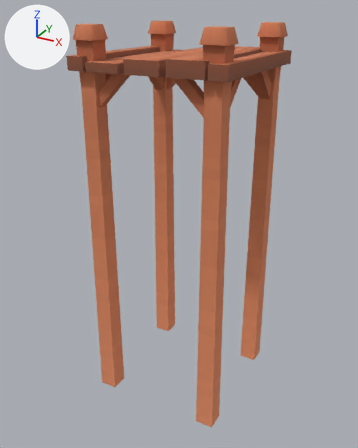
An edit to the Blender file stricture-plateform-dock-long.blend, drawn before and after from the same camera.
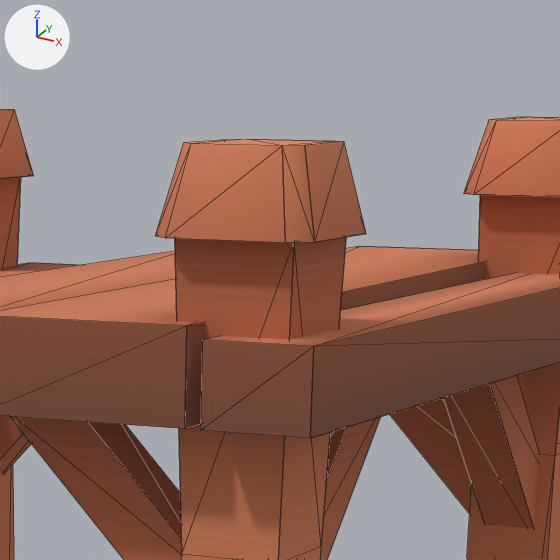
Each version is shown whole from a 50 mm camera at (3.72, -6.97, 1.54) aimed at (-0.08, -0.07, -1.91), then close up on the part from 48% to 77% of the width and 0% to 23% of the height. The axes (+X, +Y, +Z) are drawn at upper left. The lights are the same throughout. The close-ups show mesh edges as thin lines.

The older version as bpy lines, for what is in view:
```python
me_structure_platform_dock = bpy.data.meshes.new('structure-platform-dock')
me_structure_platform_dock.from_pydata(...)  # 616 vertices, 324 faces; spans x -1.25..1.25, y -1.26..1.26, z -5.0..1.31
me_structure_platform_dock.materials.append(mat_colormap)
# before: 476 (1.15, -0.89, 1.31) at pixel (344, 141), 477 (1.15, -1.11, 1.31) at pixel (304, 145), 478 (1.11, -0.85, 1.31) at pixel (335, 141), 479 (1.11, -1.15, 1.31) at pixel (282, 145), 480 (0.89, -0.85, 1.31) at pixel (247, 139)
# before: 481 (0.89, -1.15, 1.31) at pixel (191, 143), 484 (1.15, -0.8, 1.11), 485 (1.2, -0.85, 1.11) at pixel (366, 233), 486 (1.11, -0.85, 1.31) at pixel (335, 141), 487 (1.15, -0.89, 1.31) at pixel (344, 141)
# before: 497 (1.15, -0.8, 1.11), 498 (0.89, -0.85, 1.31) at pixel (247, 139), 499 (1.11, -0.85, 1.31) at pixel (335, 141)
ob_structure_platform_dock = bpy.data.objects.new('structure-platform-dock', me_structure_platform_dock)
ob_structure_platform_dock.location = (0.0, 0.0, 0.0)
```
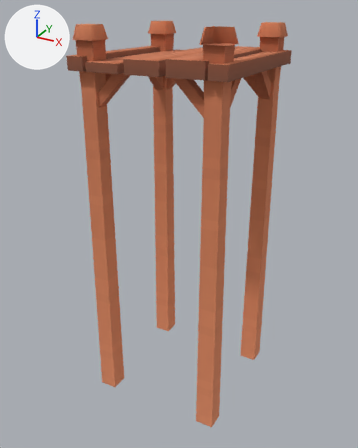
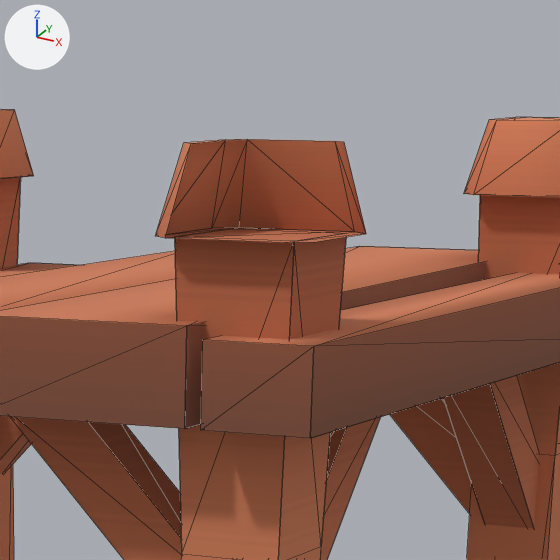
The change, as JSON lines over the scene's bpy script:
```json
{"block": "me_structure_platform_dock", "where": "# used by ob_structure_platform_dock; location = (0.0, 0.0, 0.0)"}
{"block": "me_structure_platform_dock", "where": "# verts and faces of me_structure_platform_dock; kept vertices keep their numbers, new ones are numbered from 616"}
{"op": "remove", "block": "me_structure_platform_dock", "code": "me_structure_platform_dock.from_pydata(...)  # 616 vertices, 324 faces; spans x -1.25..1.25, y -1.26..1.26, z -5.0..1.31"}
{"op": "add", "block": "me_structure_platform_dock", "code": "me_structure_platform_dock.from_pydata(...)  # 600 vertices, 314 faces; spans x -1.25..1.25, y -1.26..1.26, z -5.0..1.31"}
{"block": "me_structure_platform_dock", "change": "me_structure_platform_dock part 1: the loose piece of 4 vertices spanning x 1.15..1.2, y -1.15..-0.85, z 1.11..1.31 is deleted"}
{"block": "me_structure_platform_dock", "change": "me_structure_platform_dock part 2: the loose piece of 4 vertices spanning x 0.85..1.15, y -1.2..-1.15, z 1.11..1.31 is deleted"}
{"block": "me_structure_platform_dock", "change": "me_structure_platform_dock part 3: the loose piece of 4 vertices spanning x 1.11..1.2, y -1.2..-1.11, z 1.11..1.31 is deleted"}
{"block": "me_structure_platform_dock", "change": "me_structure_platform_dock part 4"}
{"op": "add", "block": "me_structure_platform_dock", "code": "delete_vertices([477, 479, 487, 499])  # with the faces that use them"}
{"op": "add", "block": "me_structure_platform_dock", "code": "delete_faces([(484, 486, 485)])"}
{"op": "add", "block": "me_structure_platform_dock", "code": "faces += [(478, 485, 484), (476, 485, 478), (486, 497, 498)]"}
```

Boxes (x1, y1, x2, y2) around the edits, measured in the close-ups (560 x 560 px):
```json
{"part": 1, "of": "me_structure_platform_dock", "change": "deleted", "before": [305, 142, 366, 242], "on screen": "brown"}
{"part": 2, "of": "me_structure_platform_dock", "change": "deleted", "before": [165, 144, 285, 243], "on screen": "orange"}
{"part": 3, "of": "me_structure_platform_dock", "change": "deleted", "before": [282, 145, 315, 243], "on screen": "brown"}
{"part": 4, "of": "me_structure_platform_dock", "change": "cut back", "before": [193, 139, 340, 146], "after": [247, 139, 366, 234]}
```
